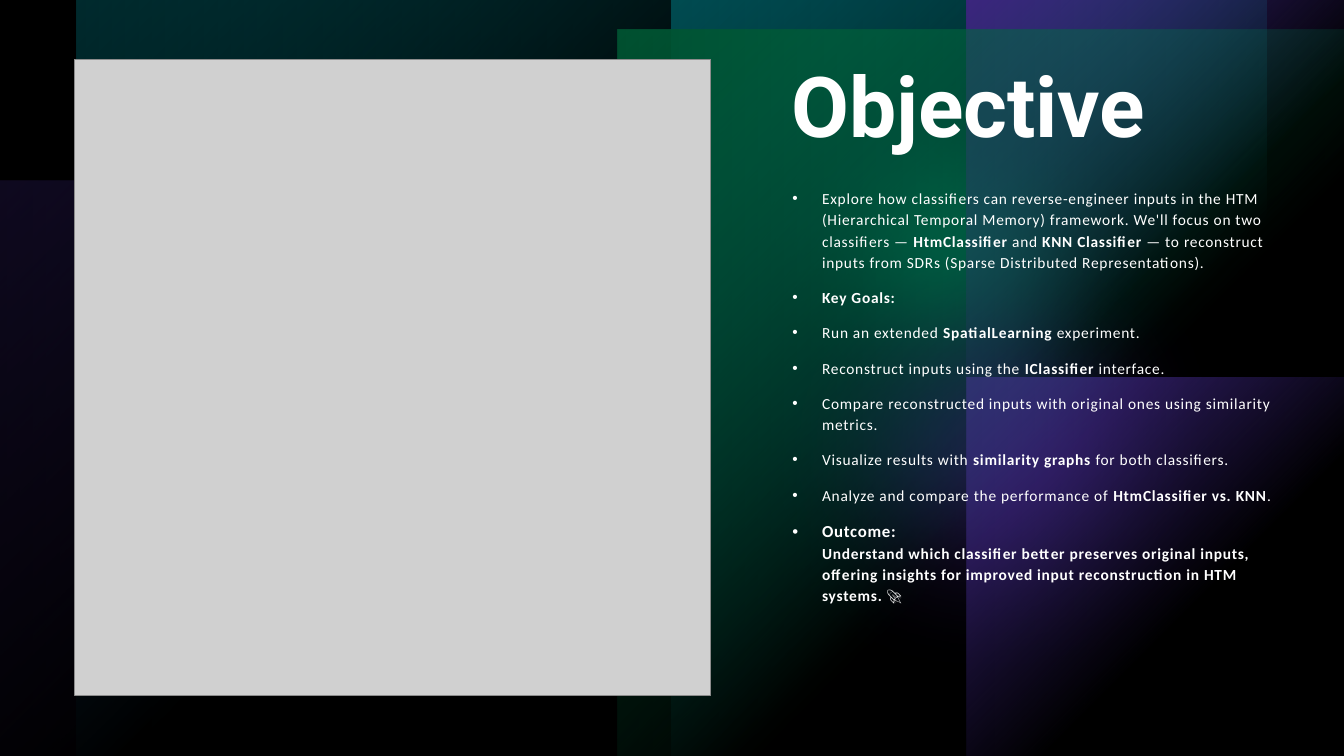
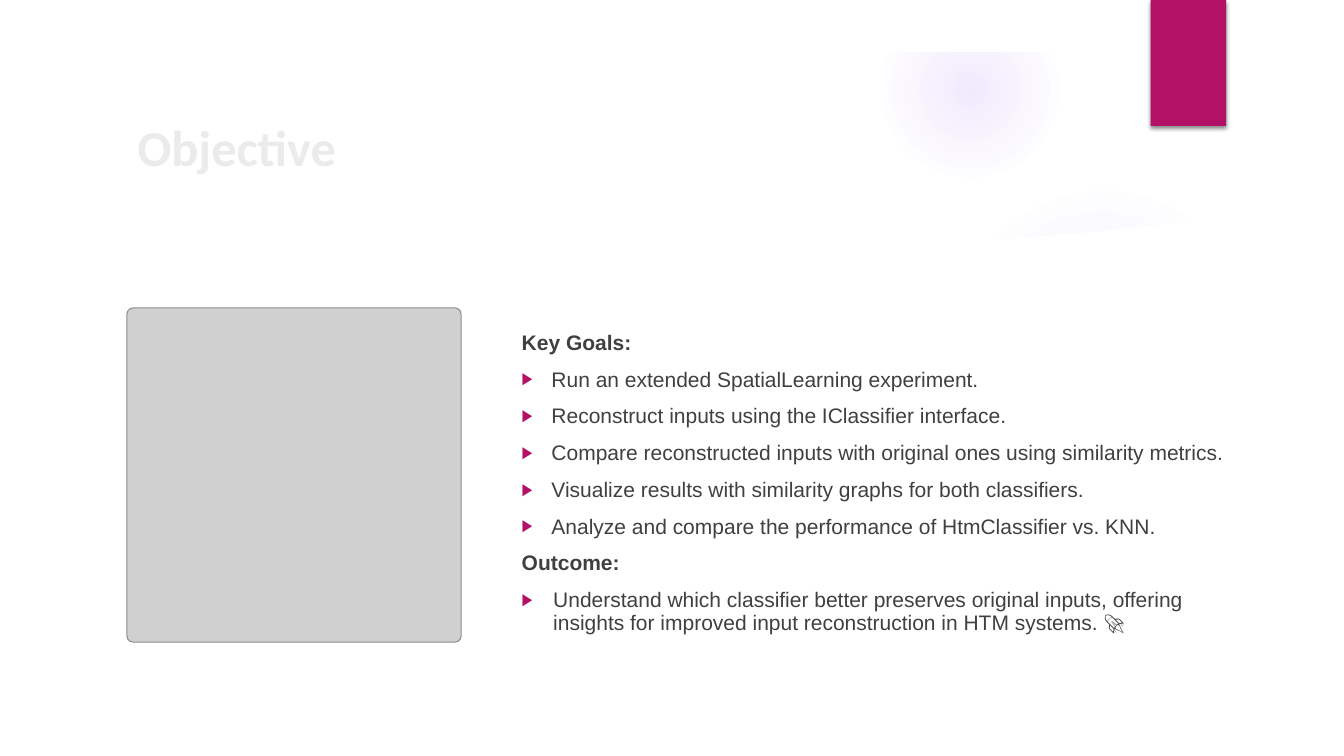
Before and after one commit to prnshubn/neocortexapi-team-untitled, a slide deck: slide 2 of source/Documentation_Team_Untitled/Team_Untitled_Presentation.pptx. Drawn at 1344x756 pixels with LibreOffice and Linux fonts; fonts in the diff are those of the drawing; grey boxes stand for pictures; background and template pictures are left out. Boxes give left, top, right and bottom in pixels: in the first picture for what was removed or moved away, otherwise in the second. Text is boxed around its words. In the diff, an @@ line names an element or a change of style, - is before the commit and + after.

Commit message:
Updated objective,Classification Process

```diff
--- a/source/Documentation_Team_Untitled/Team_Untitled_Presentation.pptx
+++ b/source/Documentation_Team_Untitled/Team_Untitled_Presentation.pptx
@@ background #000000 to picture (left out) @@
@@ rectangle removed at box(0, 0, 1344, 756) @@
@@ rectangle removed at box(0, 0, 1344, 756) @@
@@ group added at box(0, 0, 1344, 756): 5 ellipses, 3 freeform shapes @@
@@ group removed at box(0, 0, 1344, 756): 4 rectangles, 1 ellipse @@
@@ rectangle added at box(1150, 0, 1226, 126), fill #B31166 @@
@@ group removed at box(0, 0, 1344, 756): 6 rectangles, 2 ellipses @@
@@ title "Objective": place and size @@
-title "Objective" at box(791, 74, 1145, 155)
+title "Objective" at box(127, 107, 1093, 185)
@@ title "Objective" at box(127, 107, 1093, 185): size 60 to 36 pt, font Roboto to Calibri, text colour #FFFFFF to #EBEBEB; line spacing 0.9 to 1; vertical alignment top to middle @@
@@ text at box(822, 193, 1263, 271): paragraph removed @@
-• Explore how classifiers can reverse-engineer inputs in the HTM (Hierarchical Temporal Memory) framework. We'll focus on two classifiers — HtmClassifier and KNN Classifier — to reconstruct inputs from SDRs (Sparse Distributed Representations).
@@ text "Key Goals:": place and size @@
-text "Key Goals:" at box(822, 193, 1271, 604)
+text "Key Goals:" at box(522, 334, 1223, 634)
@@ text "Key Goals:" at box(522, 334, 1223, 634): vertical alignment top to middle @@
@@ picture: place and size @@
-picture at box(75, 59, 711, 696)
+picture at box(127, 309, 462, 643)
@@ text at box(522, 334, 1223, 538): size 11 to 15 pt, font Calibri to Arial, text colour #FFFFFF to #404040, letter spacing 0.5 to 0 pt in "Key Goals:", "Run an extended SpatialLearning experiment.", "Reconstruct inputs using the IClassifier interface.", "Compare reconstructed inputs with original ones using ..." and 2 more places; bold off in "SpatialLearning", "IClassifier", "similarity graphs", "HtmClassifier vs. KNN."; bullet • to none; line spacing 1.15 to 0.9; bullet • to ▶ @@
@@ text at box(522, 555, 1183, 634): text changed; size 11 to 15 pt; font Calibri to Arial; text colour #FFFFFF to #404040; bold off @@
-• Outcome:
-  Understand which classifier better preserves original inputs, offering insights for improved input reconstruction in HTM systems. 🚀
+Outcome:
+▶ Understand which classifier better preserves original inputs, offering insights for improved input reconstruction in HTM systems. 🚀
```
Also in this commit, not shown: 27 other slides changed, 1 slide added, 1 slide removed.
